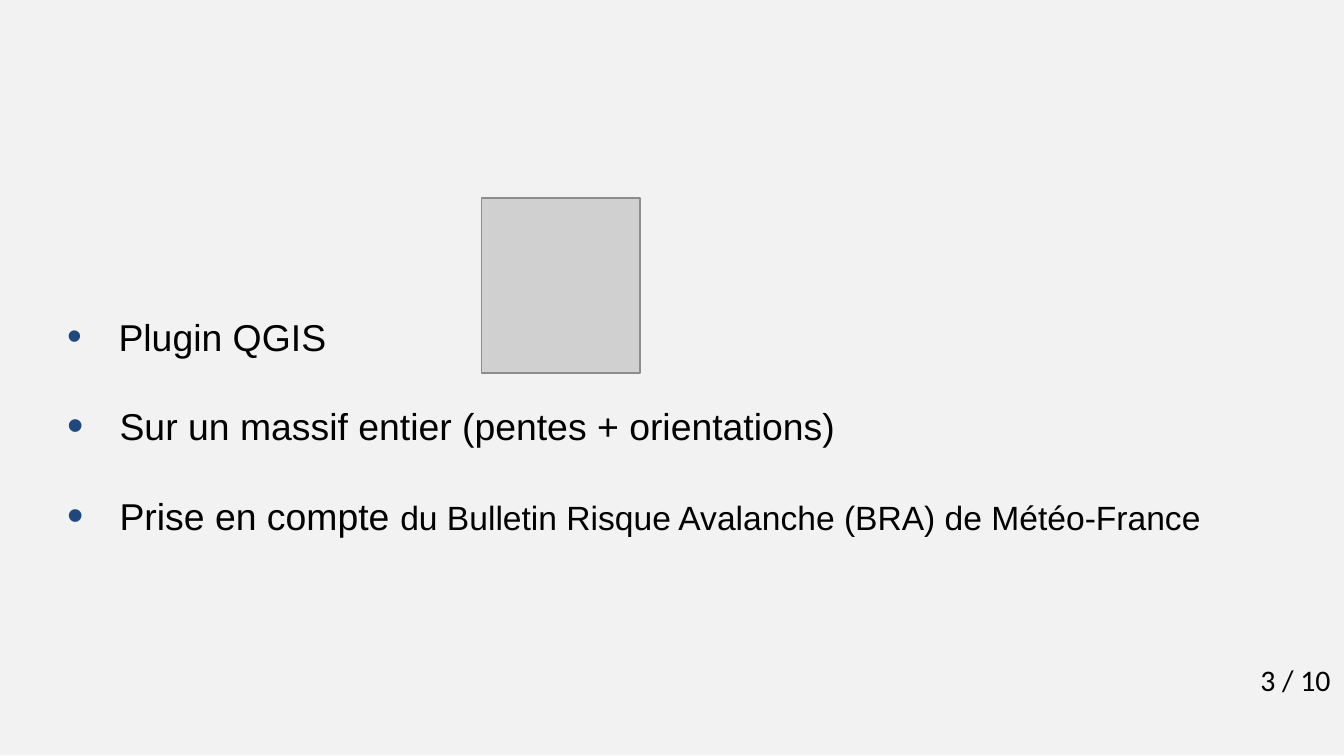
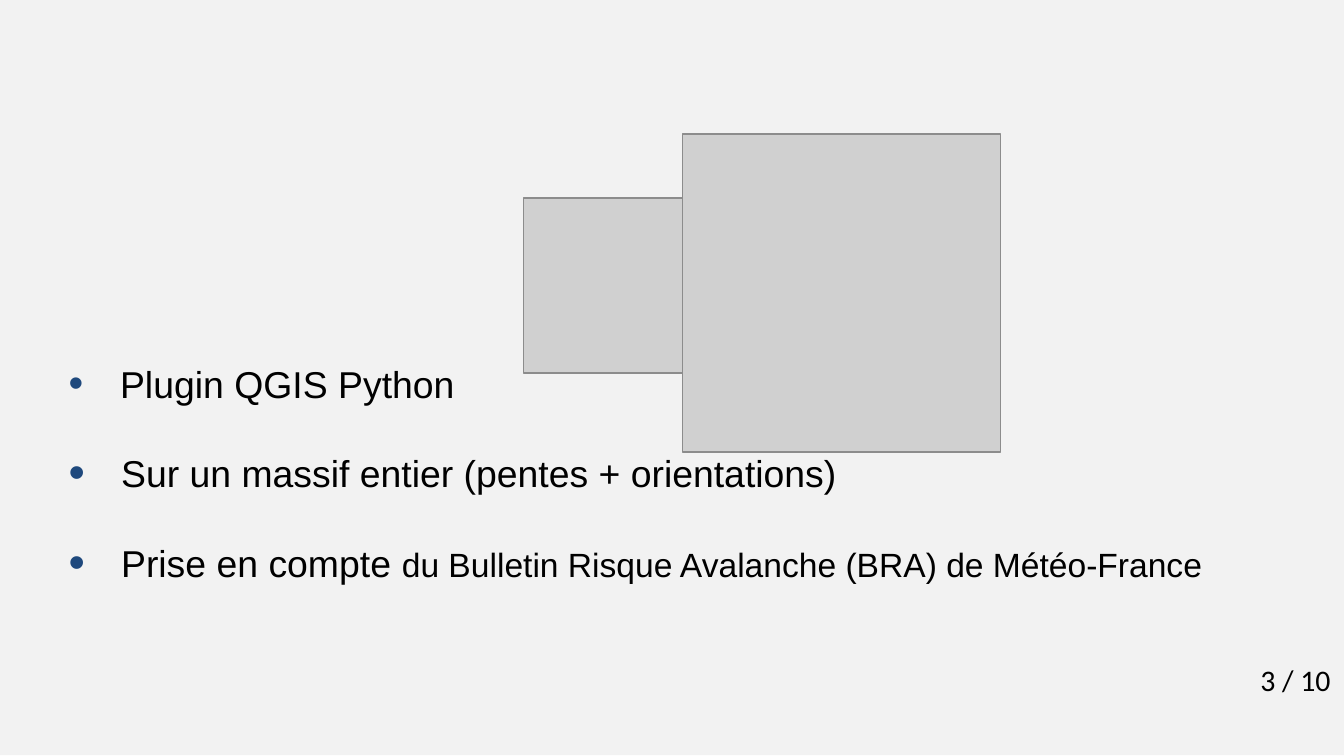
Before and after one commit to azarz/OPERA, a slide deck: slide 3 of doc/pres_opera.pptx. Drawn at 1344x756 pixels with LibreOffice and Linux fonts; fonts in the diff are those of the drawing; grey boxes stand for pictures; background and template pictures are left out. Boxes give left, top, right and bottom in pixels: in the first picture for what was removed or moved away, otherwise in the second. Text is boxed around its words. In the diff, an @@ line names an element or a change of style, - is before the commit and + after.

Commit message:
màj presentation

```diff
--- a/doc/pres_opera.pptx
+++ b/doc/pres_opera.pptx
@@ picture added at (683, 134, 1001, 453) @@
@@ picture: place and size @@
-picture at (481, 198, 640, 372)
+picture at (524, 198, 683, 372)
@@ subtitle "Plugin QGIS Python": place and size @@
-subtitle "Plugin QGIS Python" at (119, 324, 1200, 538)
+subtitle "Plugin QGIS Python" at (120, 371, 1202, 585)
@@ subtitle at (120, 371, 454, 405): text changed @@
-• Plugin QGIS
+• Plugin QGIS Python
```
Also in this commit, not shown: 1 other slide changed, 1 other file.
